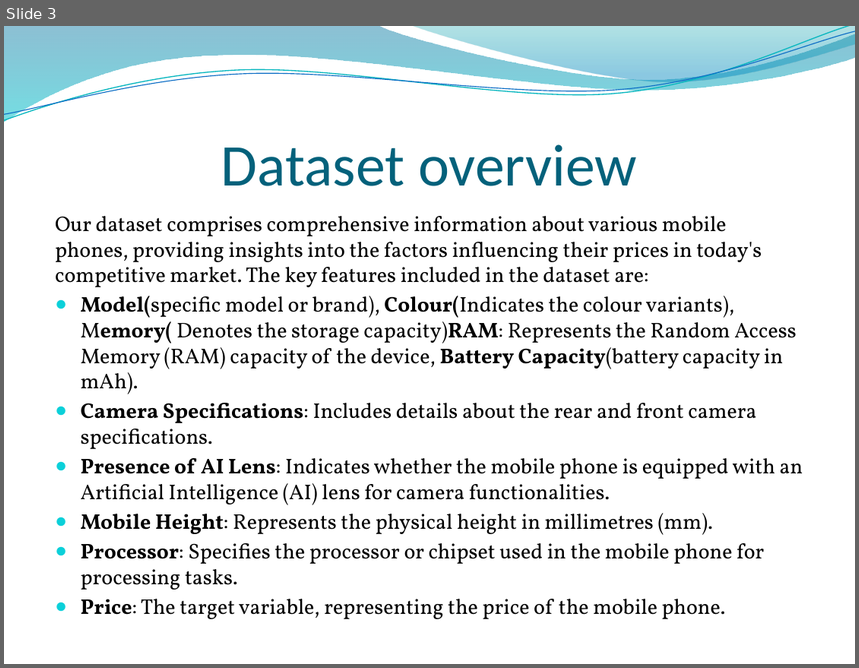
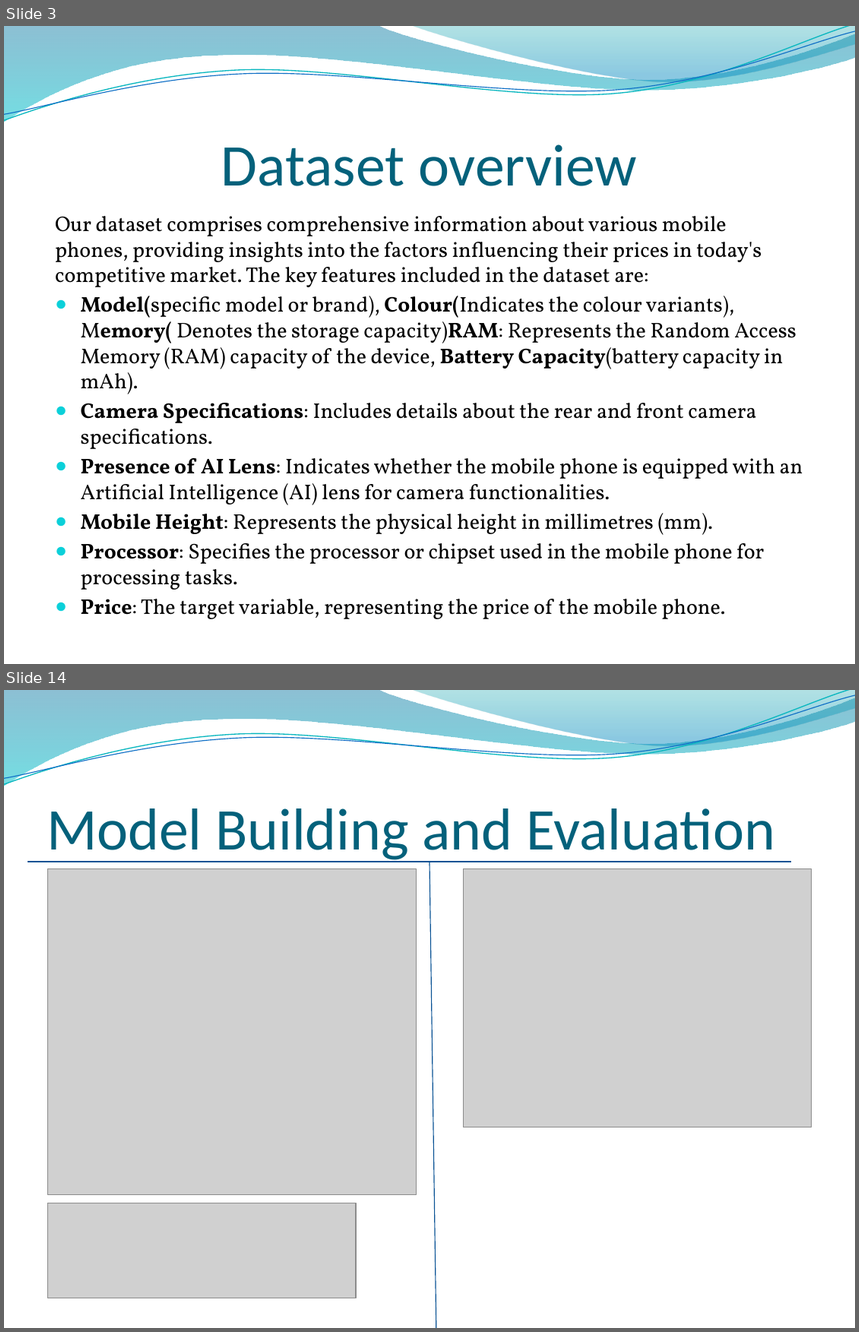
Before and after one commit to bhp001/Price-Prediction-for-Mobile-Phones, a slide deck: Price Prediction for Mobile Phones.pptx. Shown one above the other, each under a label of ours: slide 3 before the commit, slides 3 and 14 after it; the slides between them are not shown. The pictures are 859x668 and 859x1332 pixels, drawn with LibreOffice and Linux fonts; fonts in the diff are those of the drawing; grey boxes stand for pictures; background and template pictures are left out. Boxes give left, top, right and bottom in pixels: in the first picture for what was removed or moved away, otherwise in the second. Text is boxed around its words. In the diff, an @@ line names an element or a change of style, - is before the commit and + after.

```diff
--- a/Price Prediction for Mobile Phones.pptx
+++ b/Price Prediction for Mobile Phones.pptx
@@ slide 14 added at [4, 690, 855, 1328], background picture (left out); not listed: 4 template elements that a slide beside it also shows @@
@@ title added at [47, 809, 775, 864], 50 pt, text #04617B @@
+Model Building and Evaluation
@@ line added from (28, 862) to (791, 862), #095295 0.75 pt @@
@@ picture added at [47, 869, 416, 1195] @@
@@ line added from (430, 862) to (436, 1328), #095295 0.75 pt @@
@@ picture added at [463, 869, 811, 1128] @@
@@ picture added at [47, 1203, 356, 1298] @@
```
Also in this commit, not shown: 2 slides changed, 11 other slides added.
